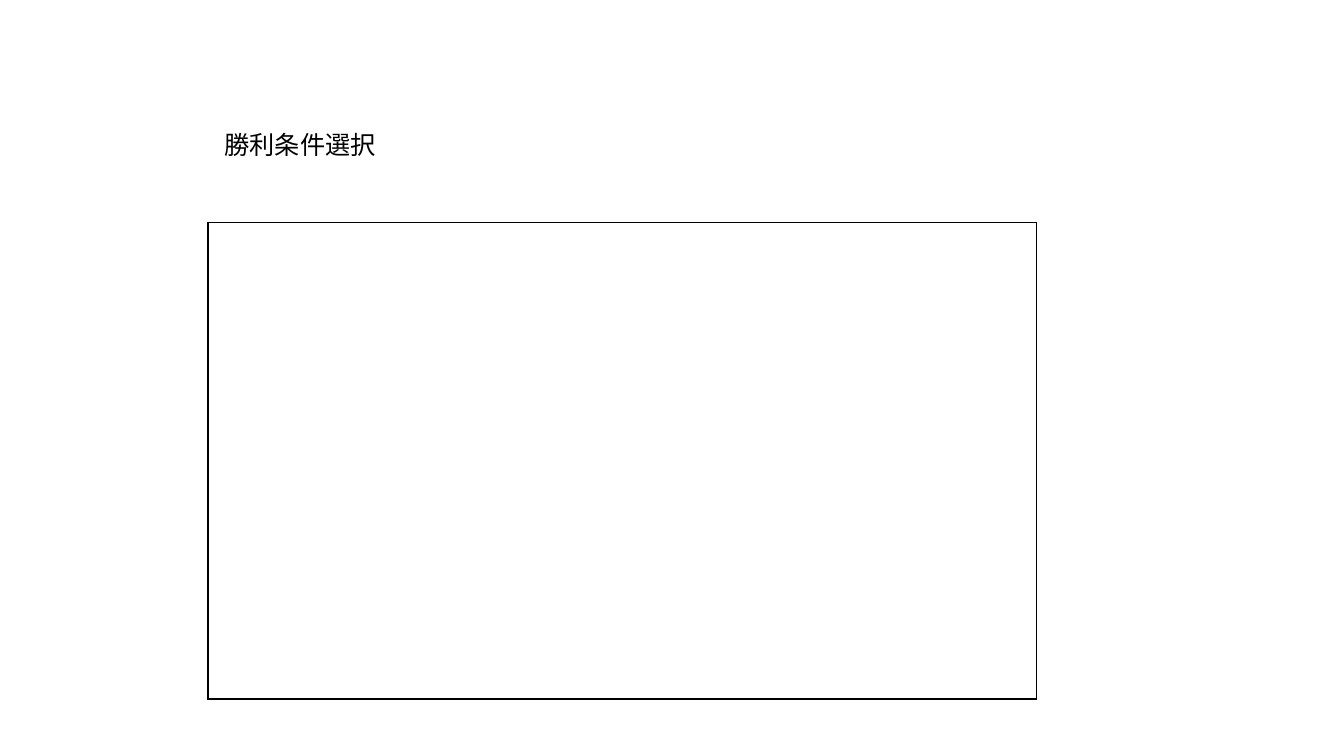
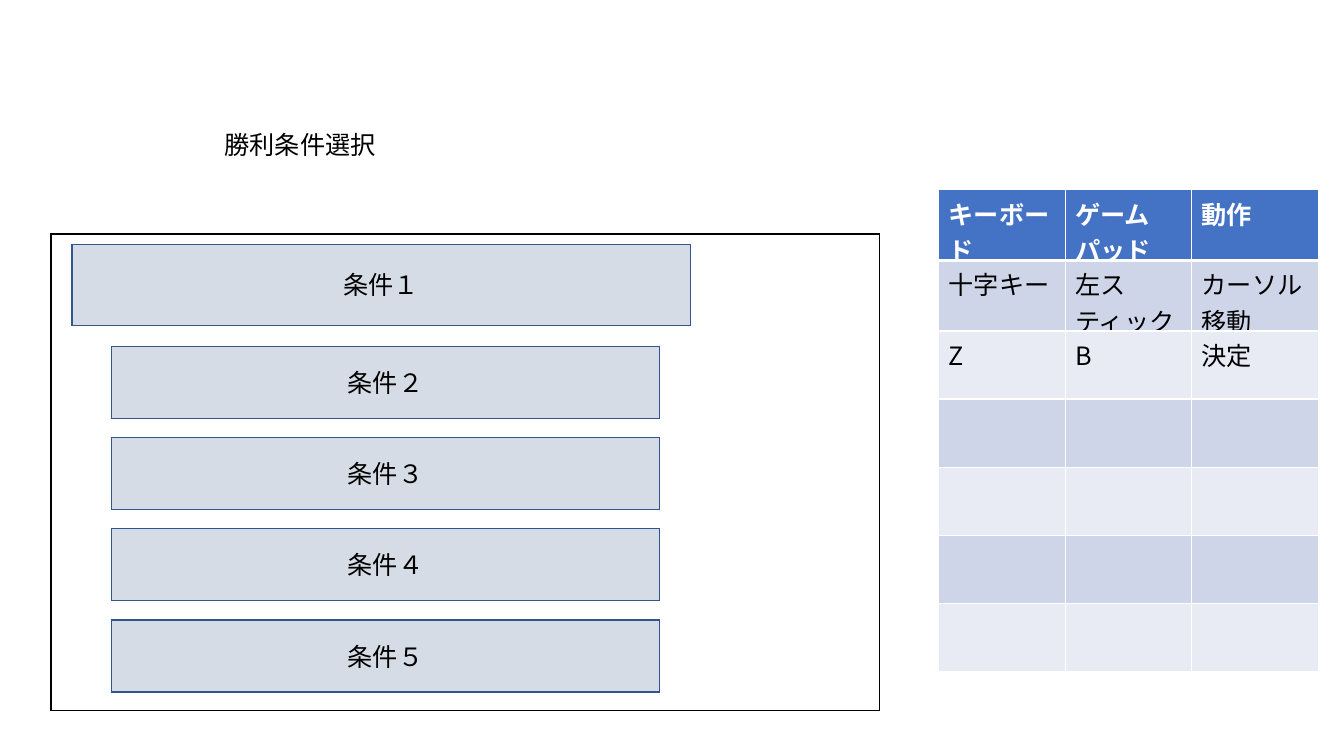
Before and after one commit to soushi1116/Employment, a slide deck: slide 10 of 仕様書/シーン.pptx (slide 7 before the commit). Drawn at 1344x756 pixels with LibreOffice and Linux fonts; fonts in the diff are those of the drawing. Boxes give left, top, right and bottom in pixels: in the first picture for what was removed or moved away, otherwise in the second. Text is boxed around its words. In the diff, an @@ line names an element or a change of style, - is before the commit and + after.

```diff
--- a/仕様書/シーン.pptx
+++ b/仕様書/シーン.pptx
@@ table added at (939,190,1320,671), 7 rows, 3 columns @@
+キーボード | ゲームパッド | 動作
+十字キー | 左スティック | カーソル移動
+Z | B | 決定
+ |  | 
+ |  | 
+ |  | 
+ |  | 
@@ rectangle: place and size @@
-rectangle at (208,223,1036,700)
+rectangle at (51,234,880,711)
@@ rectangle added at (72,244,690,326), fill #D6DCE5, outline #325491 1 pt, 18 pt, text #000000 @@
+条件１
@@ rectangle added at (111,347,659,418), fill #D6DCE5, outline #325491 1 pt, 18 pt, text #000000 @@
+条件２
@@ rectangle added at (111,438,659,509), fill #D6DCE5, outline #325491 1 pt, 18 pt, text #000000 @@
+条件３
@@ rectangle added at (111,529,659,601), fill #D6DCE5, outline #325491 1 pt, 18 pt, text #000000 @@
+条件４
@@ rectangle added at (111,620,659,692), fill #D6DCE5, outline #325491 1 pt, 18 pt, text #000000 @@
+条件５
```
Also in this commit, not shown: 6 other slides changed, 6 slides added, 1 slide removed, 2 other files.
